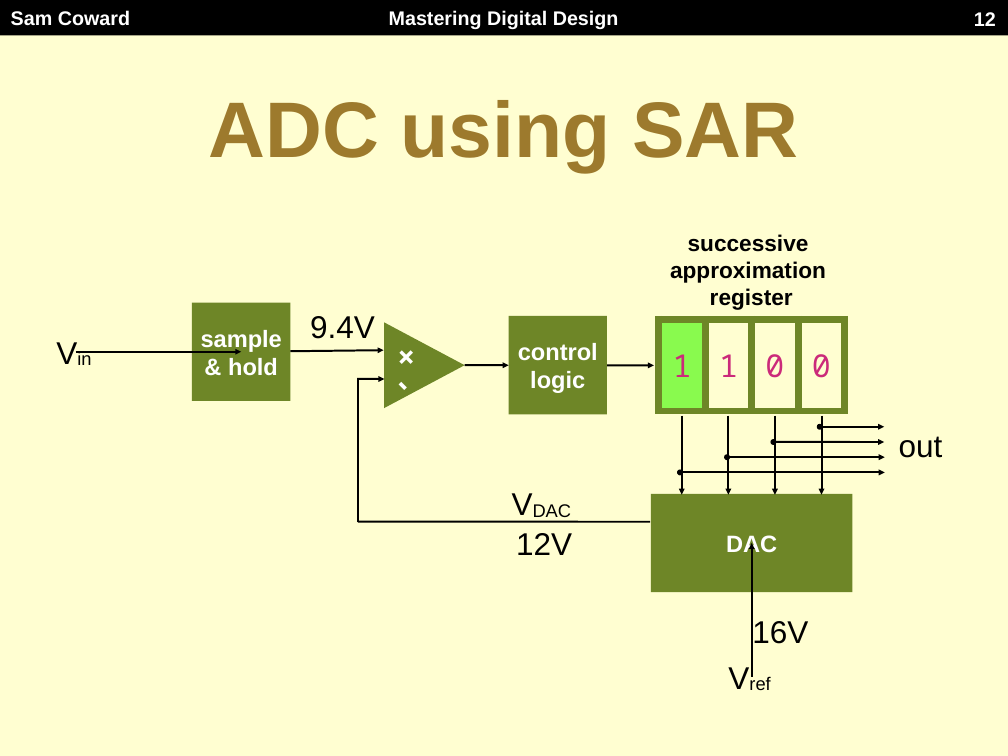
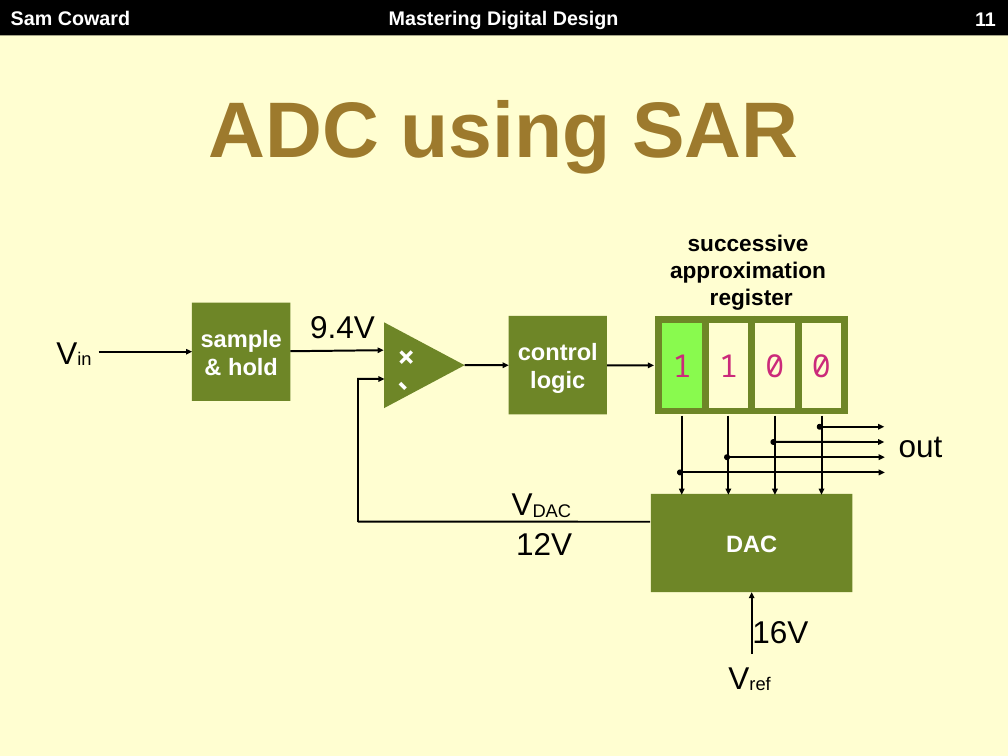
Before and after one commit to Mastering-Digital-Design/Lab-Module, a slide deck: slide 11 of lectures/lecture4.pptx (slide 12 before the commit). Drawn at 1008x756 pixels with LibreOffice and Linux fonts; fonts in the diff are those of the drawing. Boxes give left, top, right and bottom in pixels: in the first picture for what was removed or moved away, otherwise in the second. Text is boxed around its words. In the diff, an @@ line names an element or a change of style, - is before the commit and + after.

```diff
--- a/lectures/lecture4.pptx
+++ b/lectures/lecture4.pptx
@@ page number at [975,12,996,26]: text changed @@
-12
+11
@@ arrow moved from (76, 352) - (241, 352) to (99, 352) - (192, 352) @@
@@ arrow moved from (752, 677) - (752, 543) to (752, 654) - (752, 593) @@
```
Also in this commit, not shown: 14 other slides changed, 1 slide removed, 2 other files.
